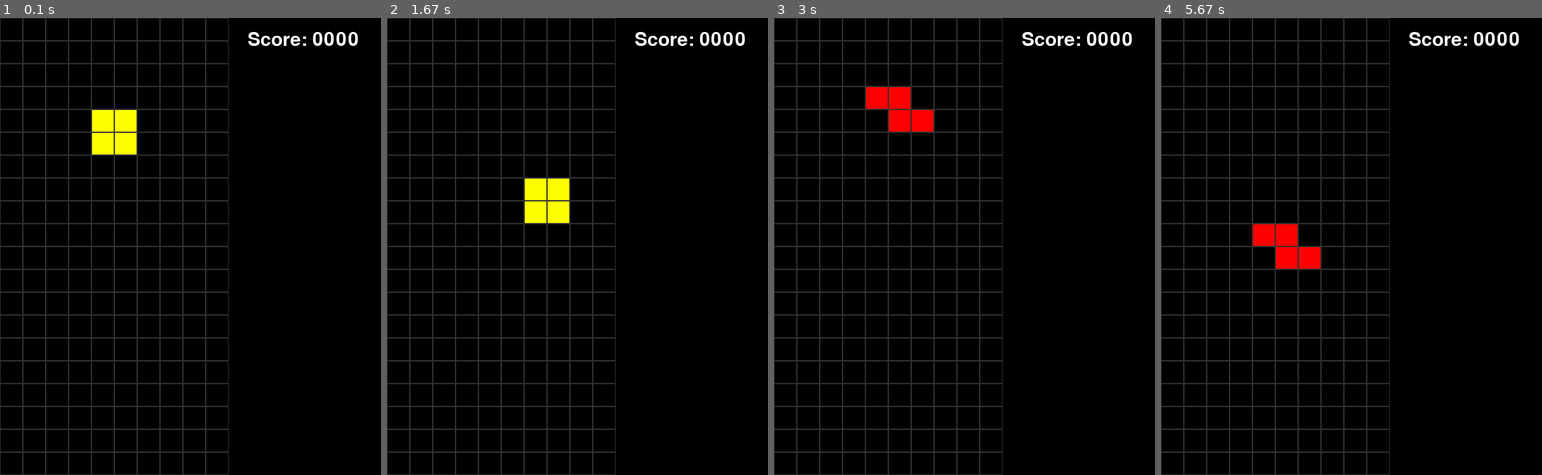
Above: before the commit, frames 1-4 (left to right).
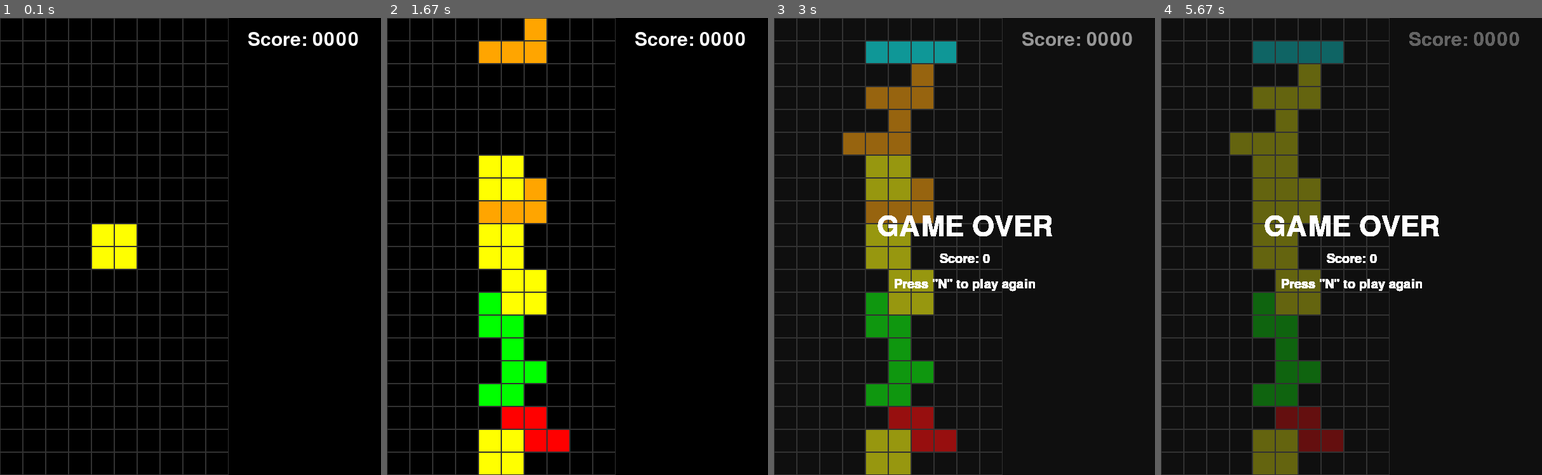
Above: after the commit, the same moments.

Repository: giorgioamasanti/--A---Traditional-DevOps-Process---AI-SE-research-internship
Game: pygame game, started from main.py
The game is run twice, just before and just after one commit, with the same random seed, the same clock (stepped at 60 frames per second) and the same inputs.
Inputs:
- Up to frame 1 (0.1 s): no input
- Up to frame 2 (1.67 s): hold Right 0.33-0.8 s; hold Up 0.83-1.13 s; hold Right 1.17-1.63 s
- Up to frame 3 (3 s): hold Left 1.67-2.2 s; tap S at 1.82 s; hold Down 2.23-2.53 s
- Up to frame 4 (5.67 s): no input

The runs differ from the first frame. In frame 1, 2.1% of the frame differs, in the area x 24-36%, y 20-55%; in frame 2, 10%; in frame 3, 14%, in the area x 18-94%, y 3-100%; in frame 4, 14%.

Commit message:
Fixed issue with score table object not updating

Diff:
--- a/game_state/activePiece.py
+++ b/game_state/activePiece.py
@@ -90,7 +90,7 @@
         #direction is: -1 for up, +1 for down
         self.coords[0] += direction
 
-    def solidify(self, gridState, dropperTimer):
+    def solidify(self, gridState, dropperTimer, currentSessionScoreTable):
         for i in range(self.width):
             for j in range(self.height):
                 if self.shape[j][i] != 0:
@@ -99,4 +99,4 @@
 
         #sfx
         sfx("solidify")
-        executeCommands(["spawn"], self, gridState, dropperTimer)
+        executeCommands(["spawn"], self, gridState, dropperTimer, currentSessionScoreTable)
--- a/game_state/drop.py
+++ b/game_state/drop.py
@@ -12,7 +12,7 @@
         self.dropInterval = dropInterval #time in seconds
         self.lastDropTime = time.time()
 
-    def checkDrop(self, activePiece, gridState):
+    def checkDrop(self, activePiece, gridState, currentSessionScoreTable):
         if time.time() >= self.lastDropTime + self.dropInterval:
             self.lastDropTime = time.time()
-            executeCommands(["moveDown"], activePiece, gridState, self, mute=True)
+            executeCommands(["moveDown"], activePiece, gridState, self, mute=True, currentSessionScoreTable = currentSessionScoreTable)
--- a/game_state/gridState.py
+++ b/game_state/gridState.py
@@ -3,6 +3,7 @@
 # solid pieces: cyan = 'C', blue = 'B', orange = 'O', yellow = 'Y', green = 'G', purple = 'P', red = 'R'
 import numpy as np
 from sfx.gameplay_sfx import sfx
+from game_state.high_score import roundScore, scoreTable
 
 #dictionary mapping the number of rows cleared to the score it adds
 scores = {0: 0,
@@ -28,6 +29,7 @@
 
         #the current game score
         self.score = 0
+
 
     def updateGrid(self, activePiece):
         """ Updating grid array in 3 stages: 1) empty grid, 2) solid blocks, 3) active piece """
@@ -72,5 +74,8 @@
         full_rows = self.checkRowClear()
         self.clearFullRows(full_rows)
 
-    def gameOver(self):
+    def gameOver(self, currentSessionScoreTable):
+        roundScoreObject = roundScore(self.score)
+        currentSessionScoreTable.add_score(roundScoreObject)
         self.gameState = "game over"
+        print(currentSessionScoreTable.scoreObjects)
--- a/game_state/high_score.py
+++ b/game_state/high_score.py
@@ -6,6 +6,9 @@
         self.score = score
         self.time = datetime.datetime.now().strftime("%Y-%m-%d %H:%M:%S")
 
+    def __repr__(self) -> str:
+        return (f"Score: {self.score}; Time: {self.time}")
+
 #creating a scoreTable object which has an attribute of a list of all score objects
 #we will create different instances of it for the current and all-time sessions
 class scoreTable():
@@ -13,6 +16,9 @@
         self.scoreObjects = []
         self.scores = []
         self.times = []
+
+    def __repr__(self) -> str:
+        return(str(self.scoreObjects))
 
     def add_score(self, roundScoreObject):
         self.scoreObjects.append(roundScoreObject)
--- a/main.py
+++ b/main.py
@@ -6,6 +6,7 @@
 from game_state.drop import dropperTimer
 from game_render.gameOverScreen import gameOverRender
 from sfx.background_music import backgroundMusic
+from game_state.high_score import scoreTable
 
 
 class main:
@@ -27,17 +28,20 @@
         #defining the commands list
         self.commands = []
         #defining the dropper timer
-        self.dropperTimer = dropperTimer(dropInterval=0.5)
+        self.dropperTimer = dropperTimer(dropInterval=0.010) # was 0.5 before
         #changing name of window
         pygame.display.set_caption("Tetris")
         #initializing background music
         self.b_music = backgroundMusic()
+        #current session high score table
+        self.currentSessionScoreTable = scoreTable()
+        #print(f"Upon initialization: {self.currentSessionScoreTable}")
 
     def main_game_events(self):
         """ Handle user input and automated events """
         receiveInputs(self.commands, self.activePiece) # takes all the user inputs and places them onto a command stack
-        executeCommands(self.commands, self.activePiece, self.gridState, self.dropperTimer, self.b_music) # executes the commands from the bottom of the stack - but if a collision would occur it doesn't execute the command
-        self.dropperTimer.checkDrop(self.activePiece, self.gridState) # drops the active piece by 1 row when the drop interval has passed
+        executeCommands(self.commands, self.activePiece, self.gridState, self.dropperTimer, self.currentSessionScoreTable, self.b_music ) # executes the commands from the bottom of the stack - but if a collision would occur it doesn't execute the command
+        self.dropperTimer.checkDrop(self.activePiece, self.gridState, self.currentSessionScoreTable) # drops the active piece by 1 row when the drop interval has passed
         self.gridState.rowClear() # clears any full rows and moves above rows down
 
 
--- a/user_inputs/commands.py
+++ b/user_inputs/commands.py
@@ -30,7 +30,7 @@
 
 
 
-def executeCommands(commands, activePiece, gridState, dropperTimer, b_music = None, mute = False):
+def executeCommands(commands, activePiece, gridState, dropperTimer, currentSessionScoreTable = None, b_music = None, mute = False ):
     dummyPiece = copy.deepcopy(activePiece)
     dummyGrid = copy.deepcopy(gridState)
 
@@ -54,10 +54,11 @@
         if checkCollision(dummyPiece,dummyGrid) == True:
             if c == "spawn":
                 print("GAMEOVER!!!")
+                #print(f"Passed to executeCommands: {currentSessionScoreTable}")
                 sfx("game_over")
-                gridState.gameOver()
+                gridState.gameOver(currentSessionScoreTable)
             elif c == "moveDown":
-                activePiece.solidify(gridState, dropperTimer)
+                activePiece.solidify(gridState, dropperTimer, currentSessionScoreTable)
                 #print("*** piece solidified ***")
             else:
                 pass
